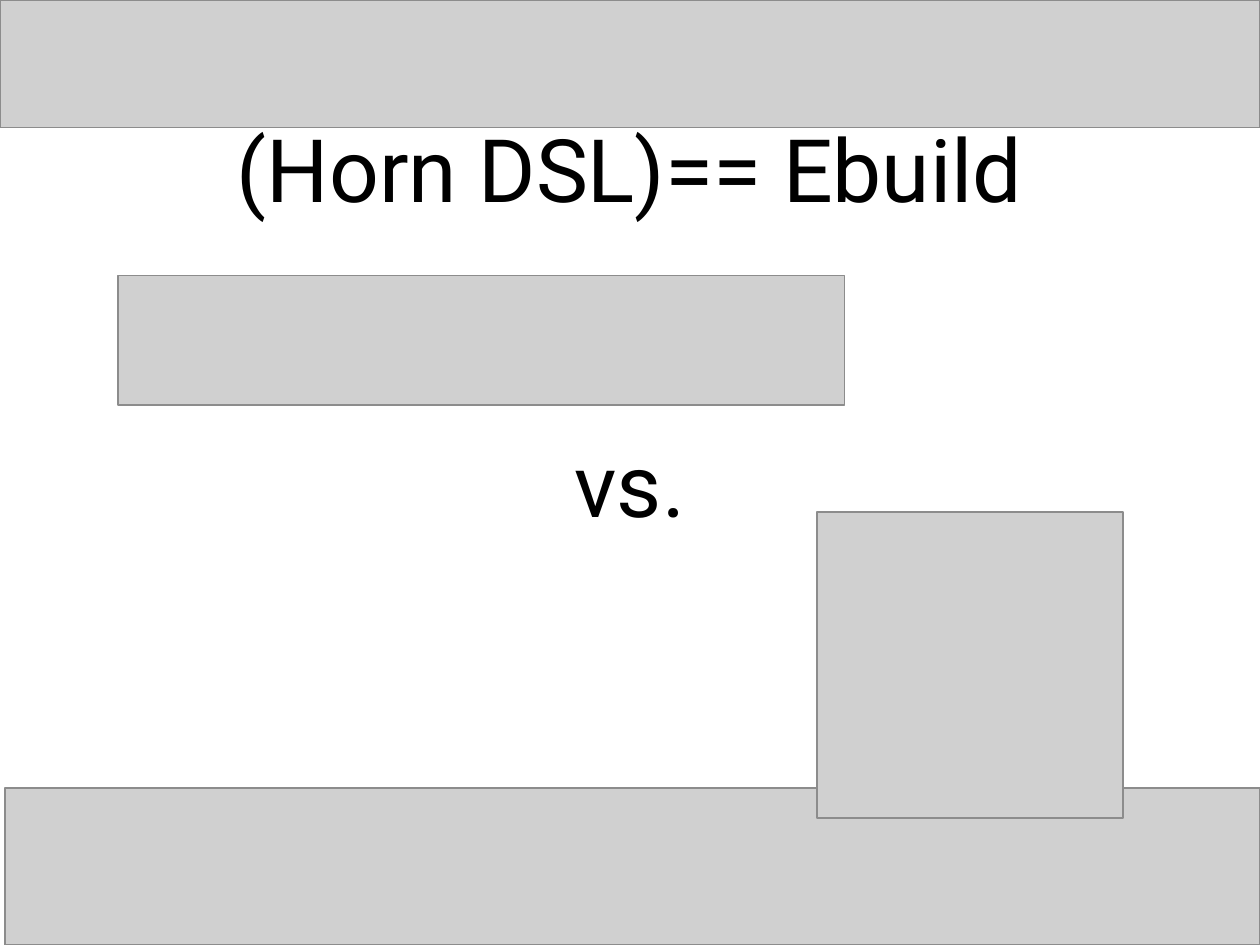
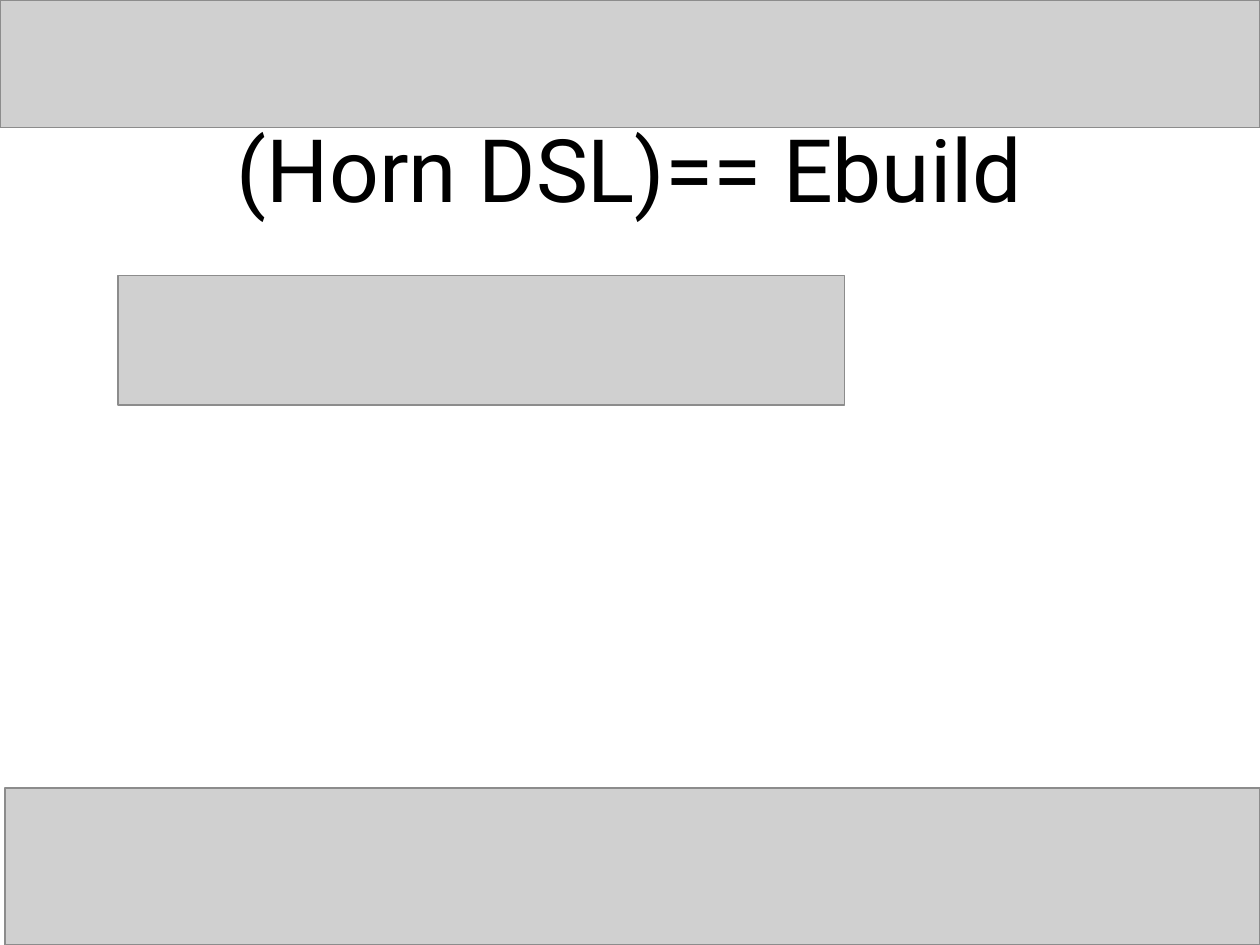
Before and after one commit to craignicol/scotaltdotnet, a slide deck: slide 28 of seattle/HORN Pres.ppt (slide 27 before the commit). Drawn at 1260x945 pixels with LibreOffice and Linux fonts; fonts in the diff are those of the drawing; grey boxes stand for pictures. Boxes give left, top, right and bottom in pixels: in the first picture for what was removed or moved away, otherwise in the second. Text is boxed around its words. In the diff, an @@ line names an element or a change of style, - is before the commit and + after.

```diff
--- a/seattle/HORN Pres.ppt
+++ b/seattle/HORN Pres.ppt
@@ text removed at box(575, 470, 686, 518) @@
-vs.
@@ picture removed at box(816, 512, 1123, 818) @@
```
Also in this commit, not shown: 2 slides added, 1 other file.
